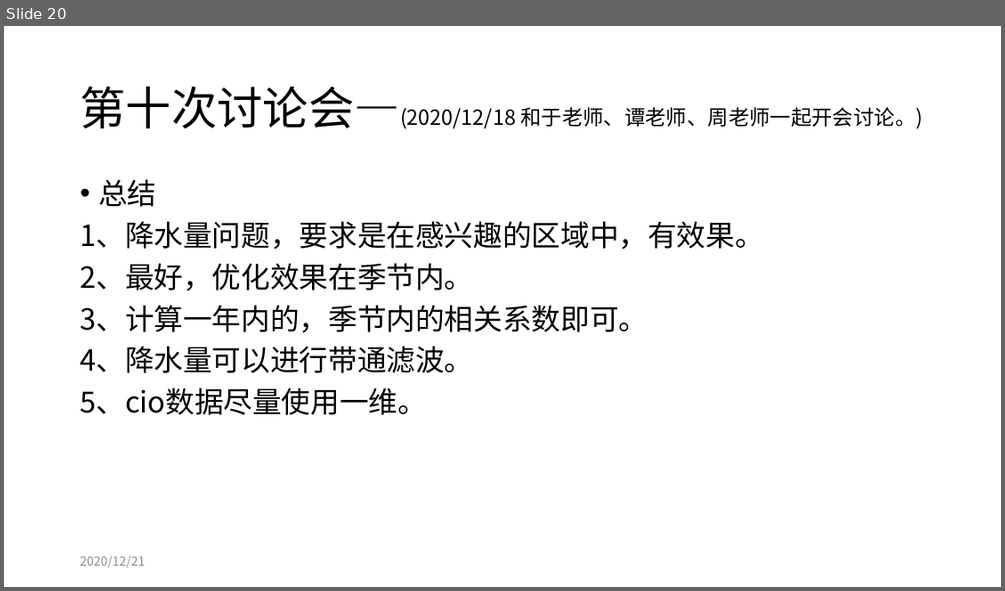
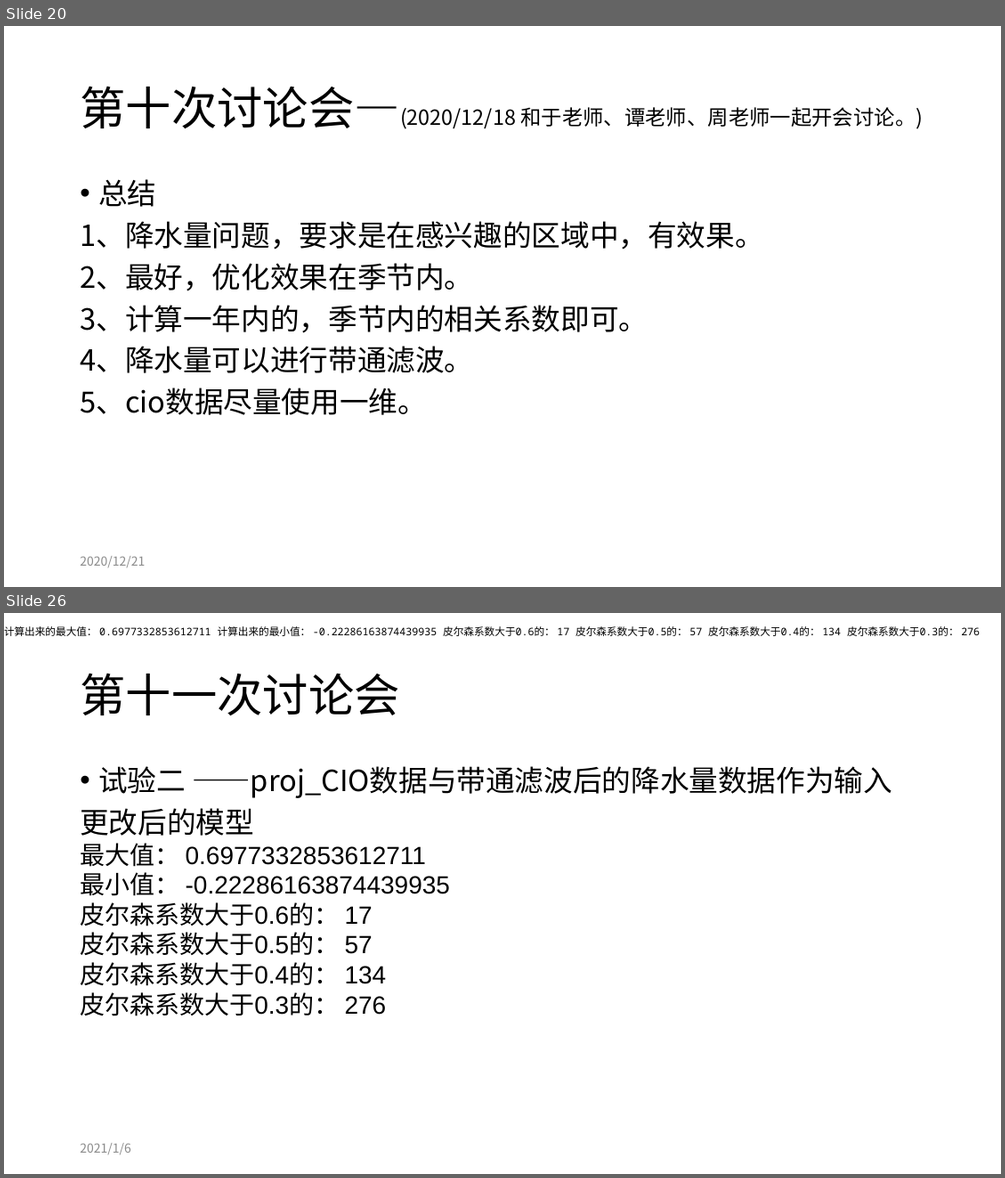
Before and after one commit to tureful/tureful.github.io, a slide deck: documents/workshop_summary.pptx. Shown one above the other, each under a label of ours: slide 20 before the commit, slides 20 and 26 after it; the slides between them are not shown. The pictures are 1005x591 and 1005x1178 pixels, drawn with LibreOffice and Linux fonts; fonts in the diff are those of the drawing. Boxes give left, top, right and bottom in pixels: in the first picture for what was removed or moved away, otherwise in the second. Text is boxed around its words. In the diff, an @@ line names an element or a change of style, - is before the commit and + after.

```diff
--- a/documents/workshop_summary.pptx
+++ b/documents/workshop_summary.pptx
@@ slide 26 added at bbox=[4, 613, 1001, 1174], background #FFFFFF @@
@@ text added at bbox=[4, 626, 979, 636], 10 pt, text #000000 @@
+计算出来的最大值： 0.6977332853612711 计算出来的最小值： -0.22286163874439935 皮尔森系数大于0.6的： 17 皮尔森系数大于0.5的： 57 皮尔森系数大于0.4的： 134 皮尔森系数大于0.3的： 276
@@ title added at bbox=[80, 673, 399, 715], 44 pt, text #000000 @@
+第十一次讨论会
@@ text added at bbox=[80, 766, 893, 1016], 24 pt, text #000000 @@
+• 试验二 ——proj_CIO数据与带通滤波后的降水量数据作为输入
+更改后的模型
+最大值： 0.6977332853612711
+最小值： -0.22286163874439935
+皮尔森系数大于0.6的： 17
+皮尔森系数大于0.5的： 57
+皮尔森系数大于0.4的： 134
+皮尔森系数大于0.3的： 276
@@ text added at bbox=[80, 1143, 131, 1154], 12 pt, text #8C8C8C @@
+2021/1/6
```
Also in this commit, not shown: 4 slides changed, 4 other slides added, 3 other files.
